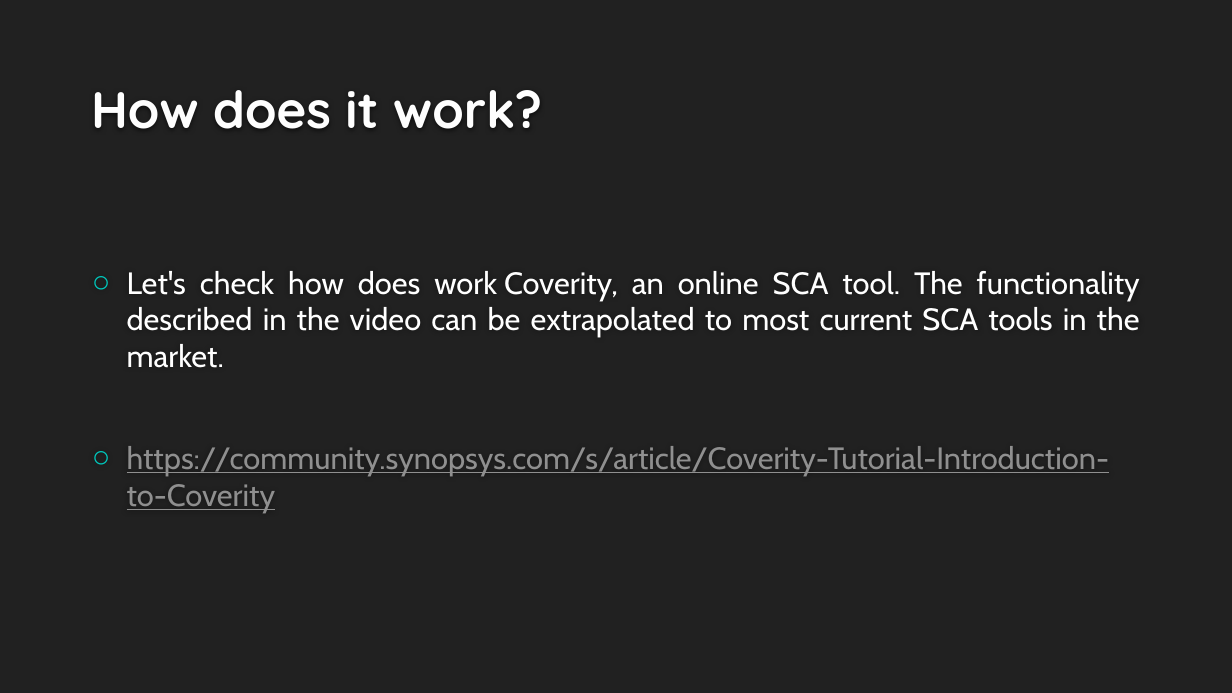
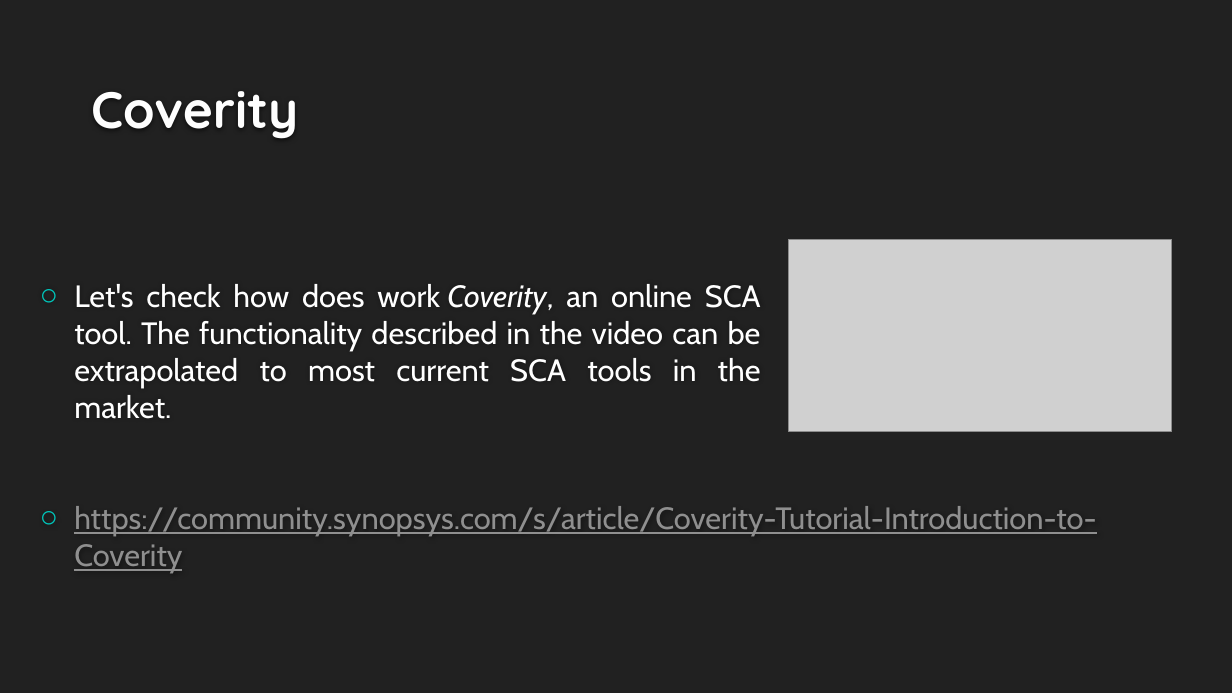
Before and after one commit to rodrigodpl/Static-Code-Analysis, a slide deck: slide 12 of docs/Static Code Analysis.pptx (slide 5 before the commit). Drawn at 1232x693 pixels with LibreOffice and Linux fonts; fonts in the diff are those of the drawing; grey boxes stand for pictures; background and template pictures are left out. Boxes give left, top, right and bottom in pixels: in the first picture for what was removed or moved away, otherwise in the second. Text is boxed around its words. In the diff, an @@ line names an element or a change of style, - is before the commit and + after.

```diff
--- a/docs/Static Code Analysis.pptx
+++ b/docs/Static Code Analysis.pptx
@@ title at <box>91,91,298,139</box>: text changed @@
-How does it work?
+Coverity
@@ text "Let's check how does work ...": place and size @@
-text "Let's check how does work ..." at <box>127,271,1140,513</box>
+text "Let's check how does work ..." at <box>74,284,761,419</box>
@@ text "Let's check how does work ..." at <box>74,284,761,419</box>: italic on in "Coverity," @@
@@ picture added at <box>788,239,1172,432</box> @@
@@ text at <box>127,446,1109,513</box>: paragraph removed @@
-○ https://community.synopsys.com/s/article/Coverity-Tutorial-Introduction-to-Coverity
@@ text added at <box>74,506,1096,573</box>, 24 pt, text #8F8F8F, underline @@
+○ https://community.synopsys.com/s/article/Coverity-Tutorial-Introduction-to-Coverity
```
Also in this commit, not shown: 4 other slides changed, 11 slides added.
